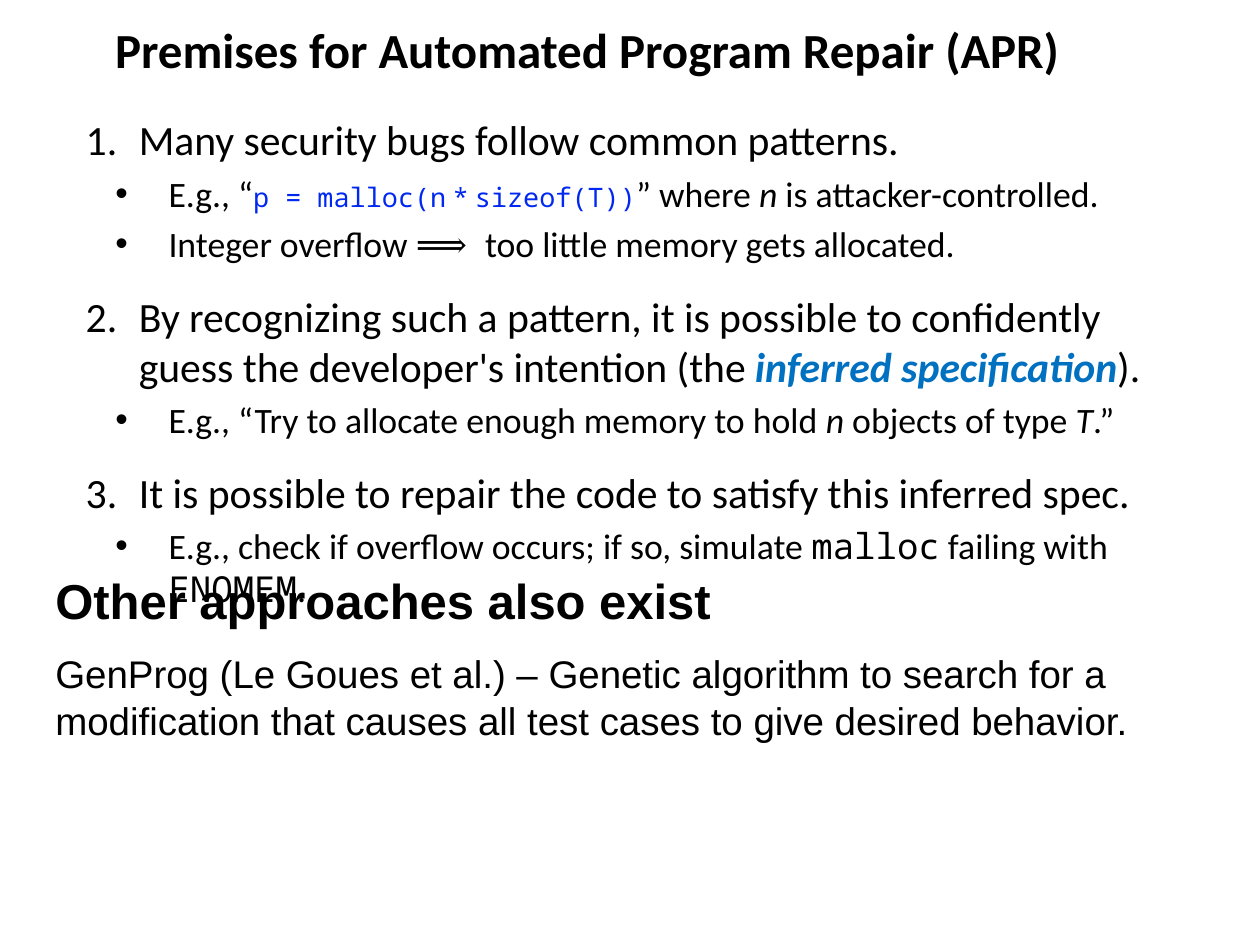
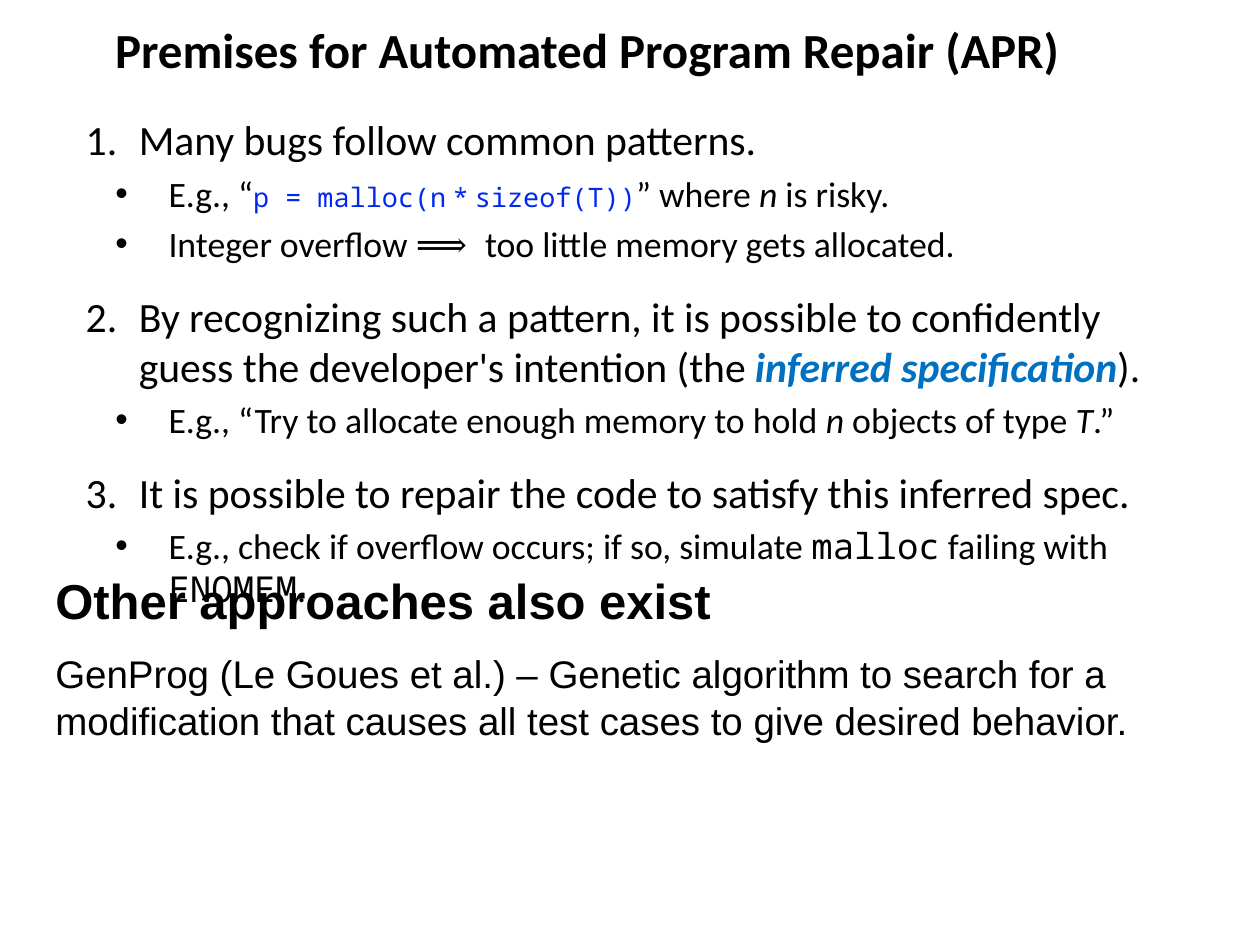
Before and after one commit to SannioEvolution/Material, a slide deck: slide 16 of 13 - Automated Program Repair.pptx (slide 15 before the commit). Drawn at 1260x945 pixels with LibreOffice and Linux fonts; fonts in the diff are those of the drawing. Boxes give left, top, right and bottom in pixels: in the first picture for what was removed or moved away, otherwise in the second. Text is boxed around its words. In the diff, an @@ line names an element or a change of style, - is before the commit and + after.

```diff
--- a/13 - Automated Program Repair.pptx
+++ b/13 - Automated Program Repair.pptx
@@ text at [139, 126, 890, 213]: text changed @@
-  1. Many security bugs follow common patterns.
-    • E.g., “p = malloc(n * sizeof(T))” where n is attacker-controlled.
+  1. Many bugs follow common patterns.
+    • E.g., “p = malloc(n * sizeof(T))” where n is risky.
```
Also in this commit, not shown: 3 other slides changed, 5 slides added, 2 slides removed, 1 other file.
